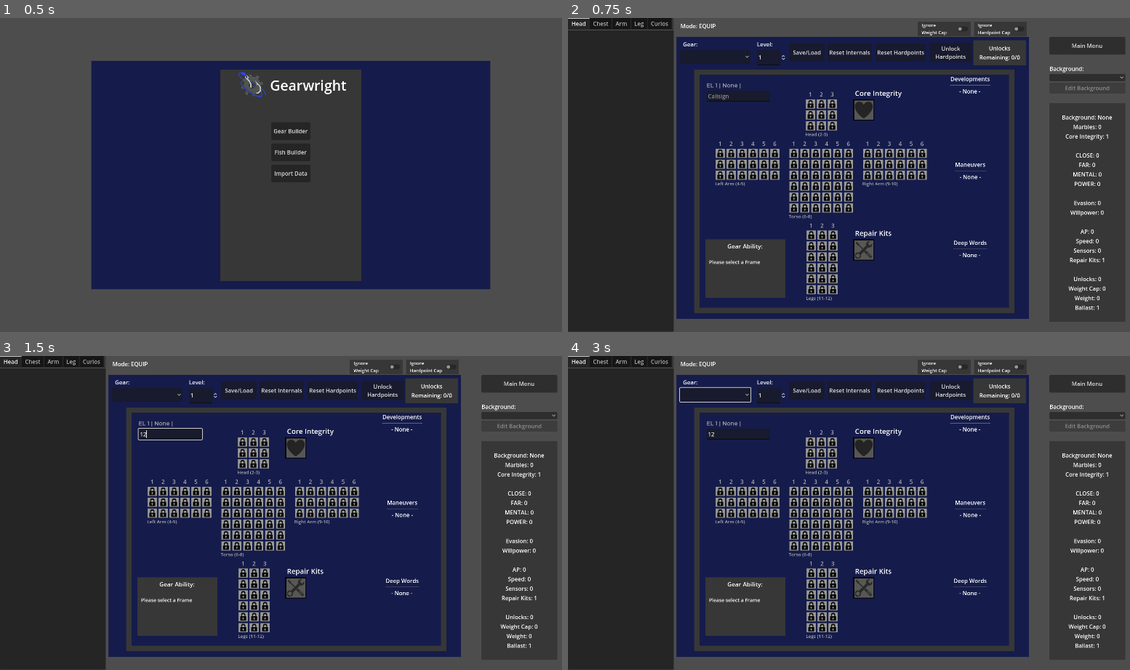
Above: before the commit, frames 1-4 (two rows, left to right).
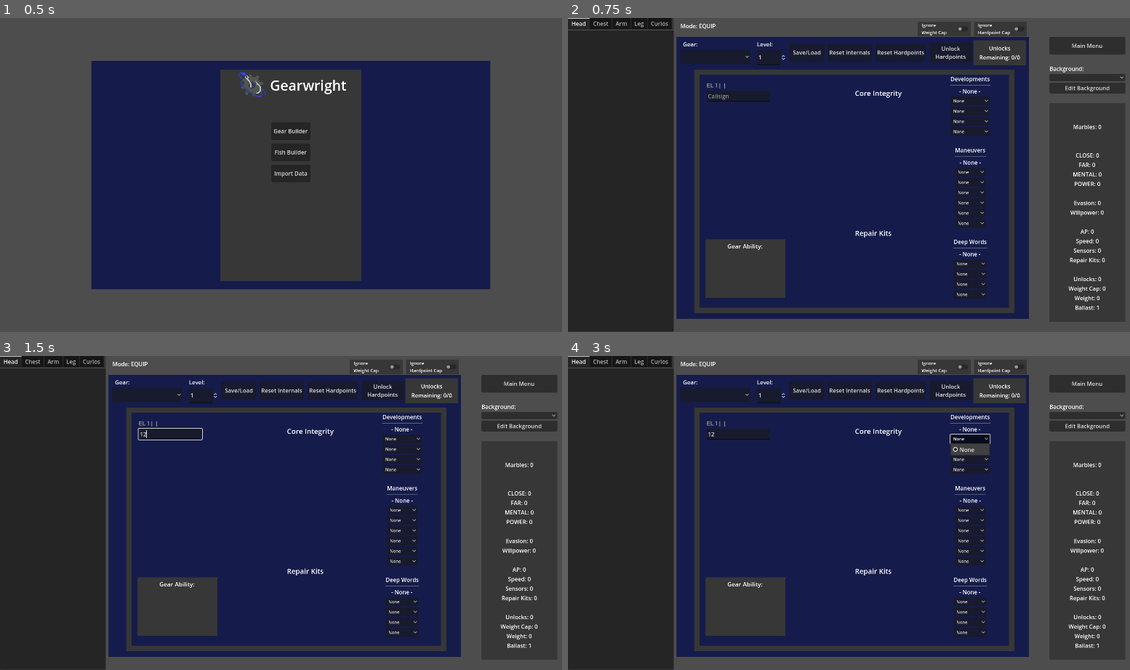
Above: after the commit, the same moments.

Repository: markopolojorgensen/gearwright
Game: Godot game, scene res://Scenes/main_menu.tscn
Two runs of this game, one before a commit and one after it. Both use one fixed random seed, a clock stepped at 60 frames per second and the inputs below.
Inputs (mouse positions are in pixels of both pictures, inside the frame that each line leads up to):
- Up to frame 1 (0.5 s): no input
- Up to frame 2 (0.75 s): click "Gear Builder" at 0.5 s
- Up to frame 3 (1.5 s): click (168, 434) at 1.27 s; type "12" at 1.35 s
- Up to frame 4 (3 s): click (714, 393) at 2 s; click (972, 437) at 2.75 s, where only the run after the commit has a clickable "None"

Frame 1 is identical in both runs. In frame 2, 8.5% of the frame differs, in the area x 25-97%, y 20-91%; in frame 3, 8.5%; in frame 4, 8.7%, in the area x 19-97%, y 9-91%.
Error after the commit: Parse Error: Function "is_valid_internal_equip()" not found in base self. (res://Scripts/internal_inventory.gd:154)

Commit message:
wip commit

Diff:
--- a/gearwright godot project/Scenes/internal_legend_list_item.tscn
+++ b/gearwright godot project/Scenes/internal_legend_list_item.tscn
@@ -13,6 +13,7 @@
 layout_mode = 2
 
 [node name="TextureRect" type="TextureRect" parent="Control"]
+layout_mode = 0
 offset_top = 2.5
 offset_right = 18.0
 offset_bottom = 20.5
--- a/gearwright godot project/Scripts/internal_inventory.gd
+++ b/gearwright godot project/Scripts/internal_inventory.gd
@@ -234,12 +234,15 @@
 
 #region Interrogation
 
-func is_valid_internal_equip(item, gear_section_id: int, primary_cell: Vector2i) -> bool:
+# returns true if there are no problems
+# returns a string if there is
+# WHEREWASI 12pm -> 12:30pm 1/22
+func check_internal_equip_validity(item, gear_section_id: int, primary_cell: Vector2i):
 	# there is no gear section
 	if not gear_section_id in get_active_gear_section_ids():
-		return false
-
-	# TODO: limited, bulky, etc.
+		return "No gear section"
+
+	# TODO: bulky / other tags
 
 	var gear_section: GearSection = gear_sections[gear_section_id]
 	# for each slot that would become occupied:
@@ -250,16 +253,34 @@
 
 		# slot is out of bounds
 		if not gear_section.grid.is_within_size_v(cell):
-			return false
+			return "Not within grid"
 
 		var grid_slot: GridSlot = gear_section.grid.get_contents_v(cell)
 		# slot is locked
 		if grid_slot.is_locked:
-			return false
+			return "Slot is locked"
 
 		# there's already something there
 		if grid_slot.installed_item != null:
-			return false
+			return "Overlaps existing internal"
+
+	# Limited
+	var item_tags = item.item_data.tags
+	var limit: int = -1
+	for tag in item_tags:
+		if "limited" in tag.to_lower():
+			limit = int((tag as String).get_slice(" ", 1))
+			break
+	if 0 <= limit:
+		var item_name: String = item.item_data.name.to_snake_case()
+		var count: int = 1 # include the one we're adding
+		var equipped_item_infos := get_equipped_items()
+		for equipped_item_info in equipped_item_infos:
+			var equipped_item_name: String = equipped_item_info.internal_name
+			if equipped_item_name == item_name:
+				count += 1
+		if limit < count:
+			return "Exceeds Limited count"
 
 	return true
 
Not shown, changed: notes.txt
